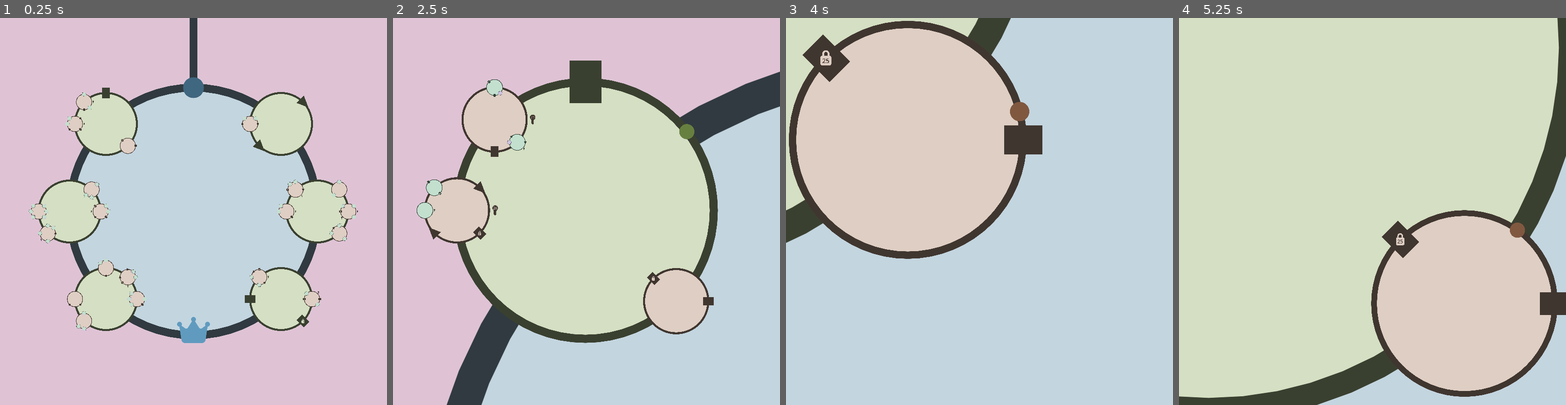
Above: before the commit, frames 1-4 (left to right).
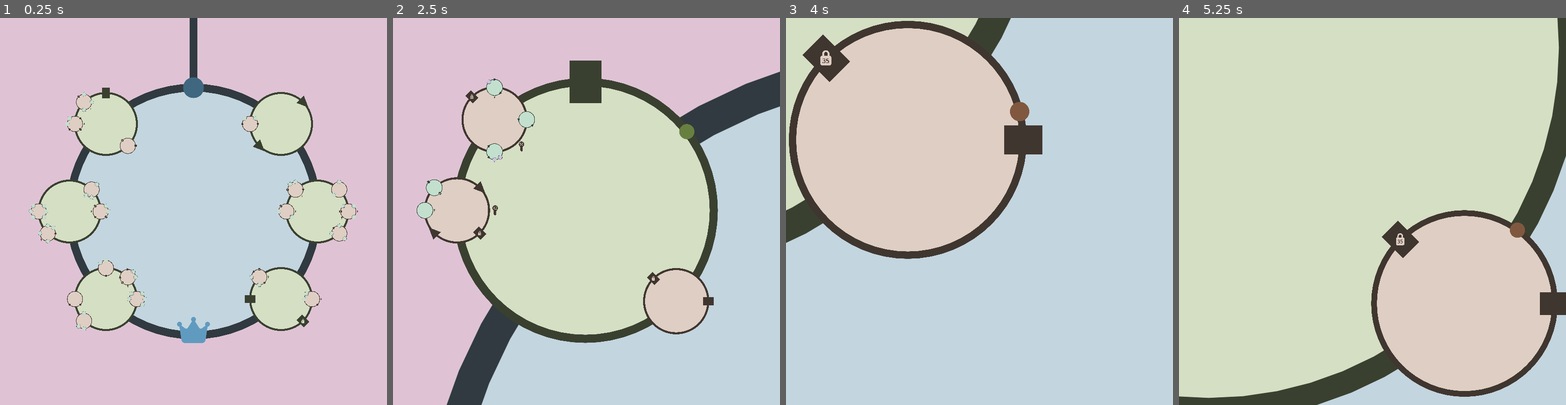
Above: after the commit, the same moments.

Repository: friedev/cycle-delver
Game: Godot game, scene res://src/main.tscn
Same seed, same stepped clock (60 frames per second), same inputs: the game is played once before the commit and once after it.
Inputs (mouse positions are in pixels of both pictures, inside the frame that each line leads up to):
- Up to frame 1 (0.25 s): no input
- Up to frame 2 (2.5 s): tap Enter at 0.5 s; move the mouse to (671, 192) at 0.52 s; tap A (move_ccw) at 0.6 s; click (671, 192) at 0.67 s; move the mouse to (509, 230) at 1.27 s; tap D (move_cw) at 1.35 s; click (509, 230) at 1.42 s; move the mouse to (625, 126) at 2.02 s; hold W (move_out) from 2.03 s (still down); click (625, 126) at 2.17 s
- Up to frame 3 (4 s): move the mouse to (960, 288) at 2.77 s; release W (move_out) at 2.78 s; click (960, 288) at 2.85 s; move the mouse to (1095, 269) at 3.52 s; hold M (toggle_zoom) from 3.53 s (still down); click (1095, 269) at 3.67 s
- Up to frame 4 (5.25 s): move the mouse to (1256, 153) at 4.27 s; release M (toggle_zoom) at 4.28 s; tap Mouse wheel up (zoom_in) at 4.35 s; click (1256, 153) at 4.42 s; move the mouse to (1391, 211) at 5.02 s; hold Mouse wheel down (zoom_out) from 5.03 s (still down); click (1391, 211) at 5.17 s

The runs differ from the first frame. In frame 1, less than 0.1% of the frame differs, in the area x 8-93%, y 19-79%; in frame 2, 0.4%, in the area x 10-68%, y 15-68%; in frame 3, less than 0.1%; in frame 4, less than 0.1%.

Commit message:
Fix softlock

Diff:
--- a/src/vertices/loop.gd
+++ b/src/vertices/loop.gd
@@ -270,13 +270,13 @@
 		generate_valve(-random_direction, false)
 	#   K-+-L
 	#  /     \
-	# --      |
+	# <       |
 	#  \     /
 	#   \-+-/
 	elif choice == 5:
 		var key_id := Key.new_id()
 		generate_key(random_direction, key_id)
-		append_wall(random_direction)
+		generate_valve(random_direction, false)
 		generate_locked_wall(-random_direction, key_id)
 	else:
 		assert(false)
